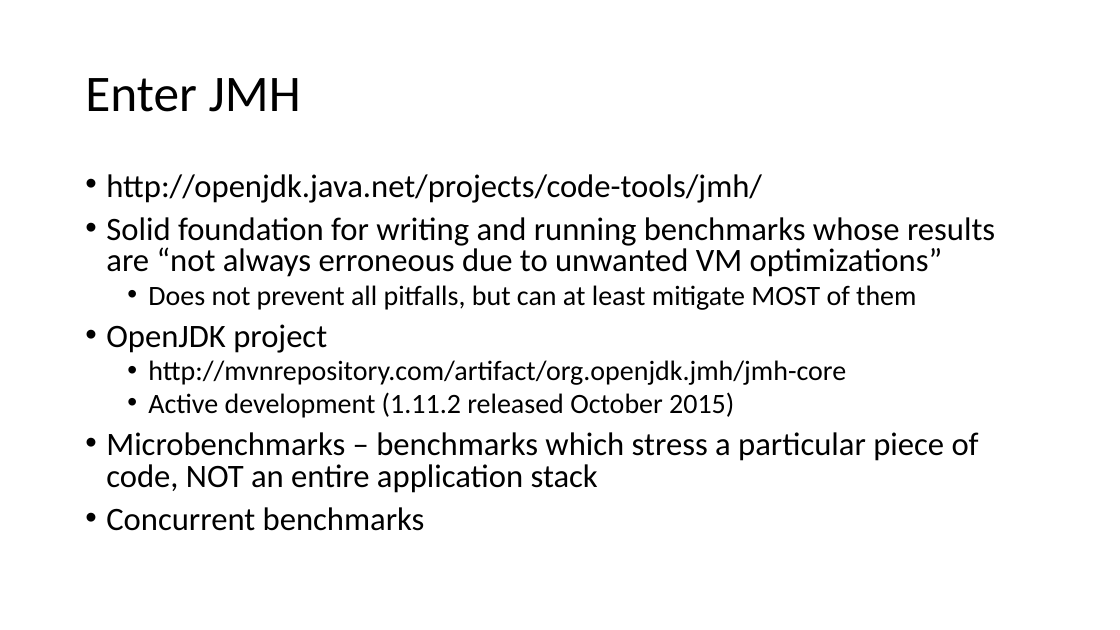
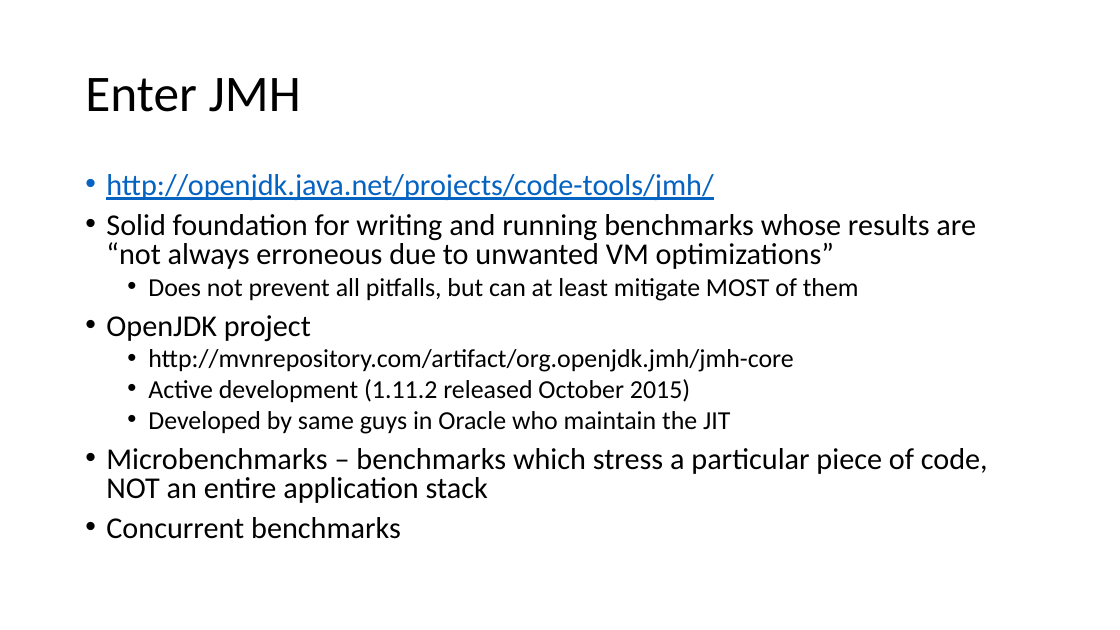
Before and after one commit to tresat/JMH-Presentation, a slide deck: slide 3 of doc/slides.pptx. Drawn at 1120x630 pixels with LibreOffice and Linux fonts; fonts in the diff are those of the drawing. Boxes give left, top, right and bottom in pixels: in the first picture for what was removed or moved away, otherwise in the second. Text is boxed around its words. In the diff, an @@ line names an element or a change of style, - is before the commit and + after.

Commit message:
Work on slides, making the JMH-Runner independent of the main presentation project.

```diff
--- a/doc/slides.pptx
+++ b/doc/slides.pptx
@@ text at bbox=[106, 174, 988, 539]: size 28 to 25.9 pt in "http://openjdk.java.net/projects/code-tools/jmh/", "Solid foundation for writing and running benchmarks ...", "OpenJDK project", "Microbenchmarks – benchmarks which stress a particular ..." and 1 more places; text colour #000000 to #0563C1, underline on in "http://openjdk.java.net/projects/code-tools/jmh/"; size 24 to 22.2 pt in "Does not prevent all pitfalls, but can ...", "http://mvnrepository.com/artifact/org.openjdk.jmh/jmh-core", "Active development (1.11.2 released October 2015)" @@
@@ text at bbox=[148, 411, 730, 434]: paragraph added @@
+  • Developed by same guys in Oracle who maintain the JIT
```
Also in this commit, not shown: 3 other slides changed, 5 slides added, 9 other files.
